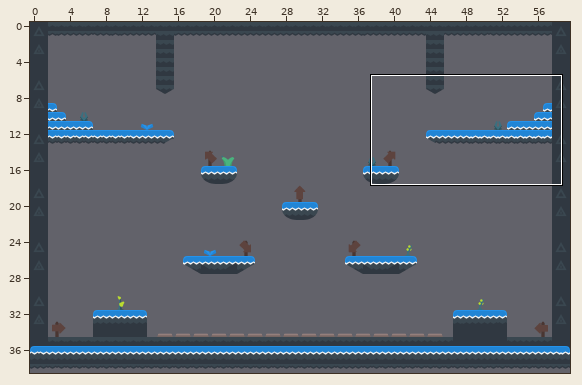
Two versions of a level (Tiled map, ProyectosHito3/KOTJ_hito_Presentacion/resources/mapas/mapaCueva.tmx). Above: a wide view before the commit, with the close-up outlined.
Close-up. First the earlier version:
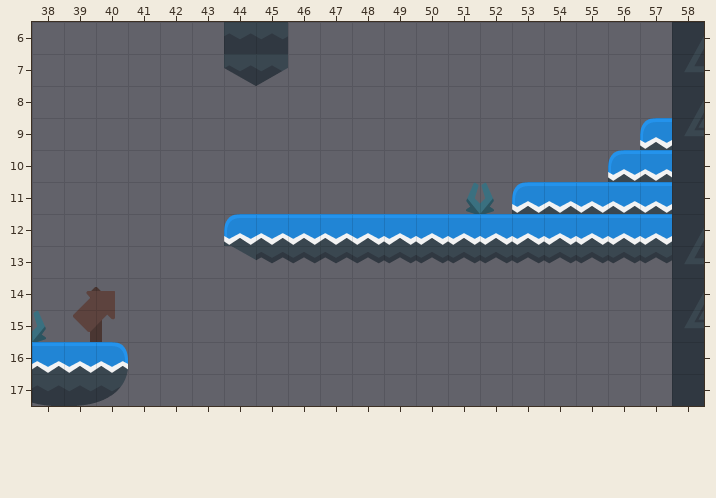
Cells are 32x32 px. Shown: x 38..58, y 6..17. The commit also changed other parts of the map, which this record leaves out.
And afterwards:
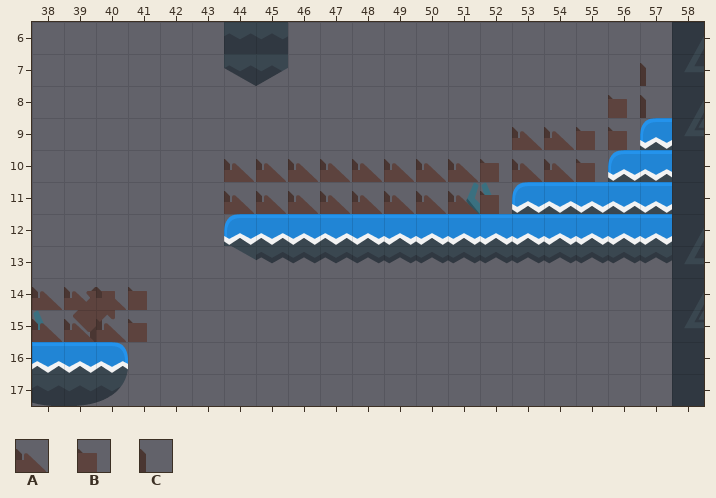
Key: from "tilesheet_complete": A 913, B 919, C 921.
_ is an empty cell.
Tiles of an added or newly shown layer are drawn over the layers below it.
The exact change:
Layer "IA subir" (now shown):
y 7: x 57 _ -> C
y 8: x 56..57 __ -> BC
y 9: x 53..56 ____ -> AABB
y 10: x 44..55 ____________ -> AAAAAAAABAAB
y 11: x 44..52 _________ -> AAAAAAAAB
y 14..15: x 38..41 ____ -> AAAB
Pixel boxes of the changes (left, top, right, bottom) in both close-ups:
added: (224, 63, 646, 214)
added: (32, 287, 147, 342)
